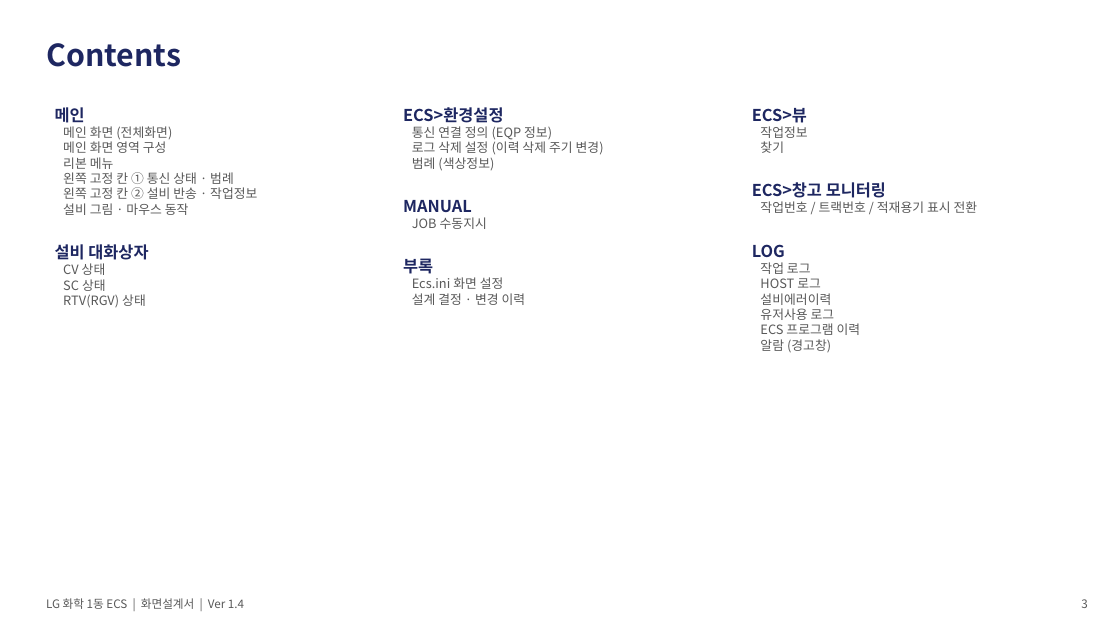
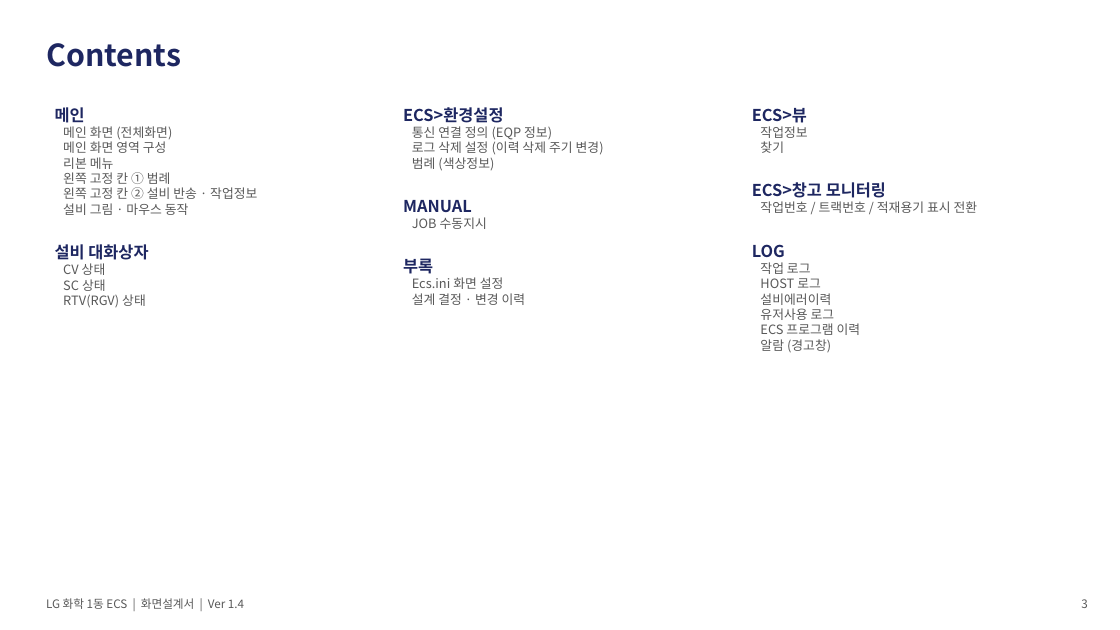
Before and after one commit to yeorijby-coder/LGLS_ALL, a slide deck: slide 3 of docs/산출물_20260927/06_ECS_화면설계서.pptx. Drawn at 1120x630 pixels with LibreOffice and Linux fonts; fonts in the diff are those of the drawing. Boxes give left, top, right and bottom in pixels: in the first picture for what was removed or moved away, otherwise in the second. Text is boxed around its words. In the diff, an @@ line names an element or a change of style, - is before the commit and + after.

```diff
--- a/docs/산출물_20260927/06_ECS_화면설계서.pptx
+++ b/docs/산출물_20260927/06_ECS_화면설계서.pptx
@@ text at bbox=[63, 172, 171, 188]: text changed @@
-왼쪽 고정 칸 ① 통신 상태 · 범례
+왼쪽 고정 칸 ① 범례
```
Also in this commit, not shown: 1 other slide changed, 3 other files.
